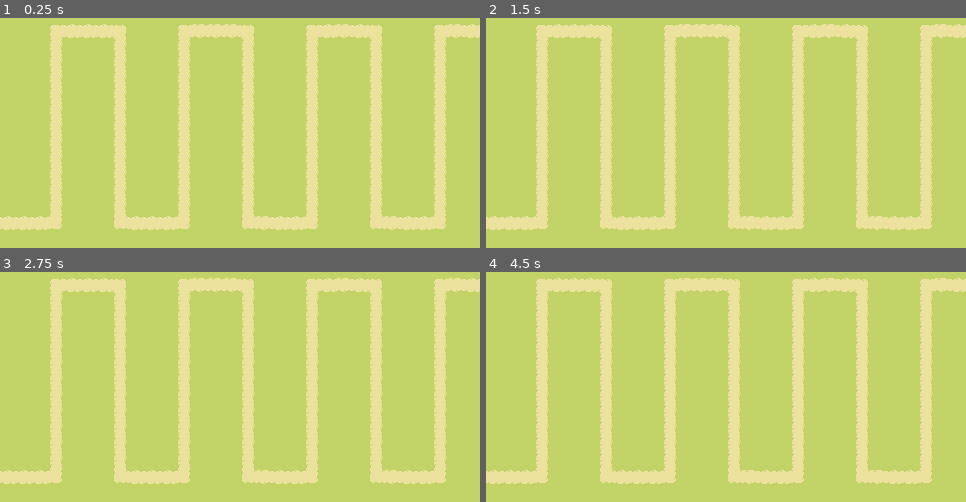
Above: before the commit, frames 1-4 (two rows, left to right).
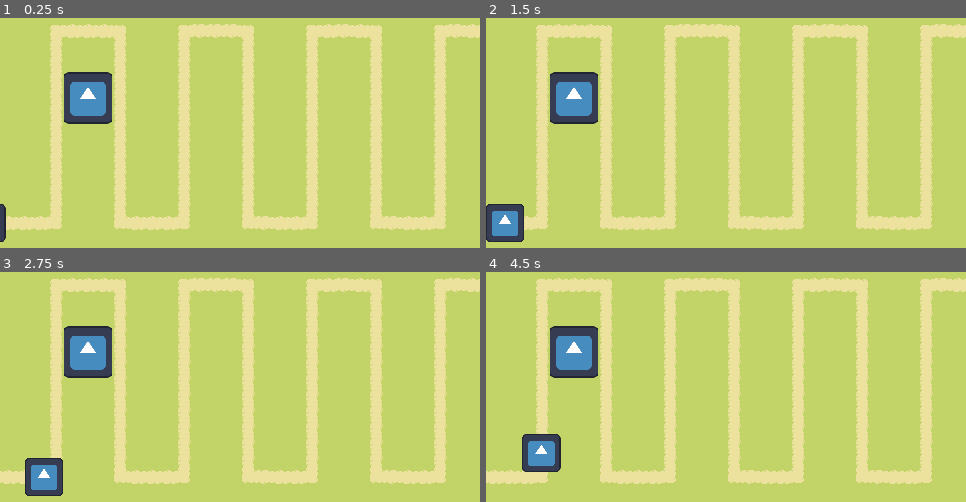
Above: after the commit, the same moments.

Repository: MindVisceral/BoneTD
Game: Godot game, scene res://Levels/Level1/Level1.tscn
Two runs of this game, one before a commit and one after it. Both use one fixed random seed, a clock stepped at 60 frames per second and the inputs below. Before the commit the project has no main scene; this scene is started directly in both runs. The engine's default icon, where the game draws it, is replaced by a stand-in: a white triangle on a blue panel in a dark square.
Inputs:
- Up to frame 1 (0.25 s): no input
- Up to frame 2 (1.5 s): no input
- Up to frame 3 (2.75 s): no input
- Up to frame 4 (4.5 s): no input

The runs differ from the first frame. In frame 1, 2.4% of the frame differs, in the area x 0-24%, y 23-98%; in frame 2, 3.5%; in frame 3, 3.5%; in frame 4, 3.6%, in the area x 7-24%, y 23-87%.

Commit message:
Made Towers detect Enemies (but no undetecting)

Diff:
--- /dev/null
+++ b/Entities/Enemies/BaseEnemy/BaseEnemy.gd
@@ -0,0 +1,23 @@
+class_name BaseEnemy
+extends PathFollow2D
+
+###-------------------------------------------------------------------------###
+##### Variables of Movement
+###-------------------------------------------------------------------------###
+
+### Movement variables
+@export_group("Base movement")
+
+## Enemy speed in pixels travelled every frame
+@export_range(10, 9999, 1) var speed: int = 50
+
+
+
+
+
+func _physics_process(delta: float) -> void:
+	## Move the Enemy along the Level's path
+	progress += speed * delta
+
+func receive_DamageData(damageData: DamageData) -> void:
+	pass
--- a/Entities/Enemies/BaseEnemy/BaseEnemy.tscn
+++ b/Entities/Enemies/BaseEnemy/BaseEnemy.tscn
@@ -1,13 +1,37 @@
-[gd_scene load_steps=2 format=3 uid="uid://biabsi02mwe5m"]
+[gd_scene load_steps=7 format=3 uid="uid://biabsi02mwe5m"]
 
+[ext_resource type="Script" path="res://Entities/Enemies/BaseEnemy/BaseEnemy.gd" id="1_lgemf"]
 [ext_resource type="Texture2D" uid="uid://c6mdmcmvjs336" path="res://icon.svg" id="1_lx0mq"]
+[ext_resource type="PackedScene" uid="uid://bjsrrnnyn21fc" path="res://Entities/Enemies/BaseEnemy/EnemyDetectedArea.tscn" id="2_68rp6"]
+[ext_resource type="PackedScene" uid="uid://d2nhv2gaegs3h" path="res://Entities/Entity Elements/Hurtbox.tscn" id="2_cegvm"]
 
-[node name="BaseEnemy" type="Node2D"]
+[sub_resource type="RectangleShape2D" id="RectangleShape2D_wvokt"]
+size = Vector2(50, 50)
 
-[node name="PathFollow2D" type="PathFollow2D" parent="."]
+[sub_resource type="RectangleShape2D" id="RectangleShape2D_w7cw0"]
+size = Vector2(38, 38)
+
+[node name="BaseEnemy" type="PathFollow2D"]
 rotates = false
 loop = false
+script = ExtResource("1_lgemf")
+
+[node name="EnemyDetectedArea" parent="." node_paths=PackedStringArray("Entity") instance=ExtResource("2_68rp6")]
+Entity = NodePath("..")
+
+[node name="Collider" parent="EnemyDetectedArea" index="0"]
+shape = SubResource("RectangleShape2D_wvokt")
 
 [node name="Sprite2D" type="Sprite2D" parent="."]
-scale = Vector2(0.7, 0.7)
+scale = Vector2(0.3, 0.3)
 texture = ExtResource("1_lx0mq")
+
+[node name="Hurtbox" parent="." node_paths=PackedStringArray("Entity") instance=ExtResource("2_cegvm")]
+editor_description = "Hurtbox of the Enemy"
+Entity = NodePath("..")
+
+[node name="Collider" parent="Hurtbox" index="0"]
+shape = SubResource("RectangleShape2D_w7cw0")
+
+[editable path="EnemyDetectedArea"]
+[editable path="Hurtbox"]
--- /dev/null
+++ b/Entities/Enemies/BaseEnemy/EnemyDetectedArea.gd
@@ -0,0 +1,5 @@
+class_name EnemyDetectedArea
+extends Area2D
+
+## A reference to the Enemy
+@export var Entity: BaseEnemy
--- /dev/null
+++ b/Entities/Enemies/BaseEnemy/EnemyDetectedArea.tscn
@@ -0,0 +1,8 @@
+[gd_scene load_steps=2 format=3 uid="uid://bjsrrnnyn21fc"]
+
+[ext_resource type="Script" path="res://Entities/Enemies/BaseEnemy/EnemyDetectedArea.gd" id="1_p83s5"]
+
+[node name="EnemyDetectedArea" type="Area2D"]
+script = ExtResource("1_p83s5")
+
+[node name="Collider" type="CollisionShape2D" parent="."]
--- /dev/null
+++ b/Entities/Entity Elements/Hurtbox.gd
@@ -0,0 +1,11 @@
+class_name Hurtbox
+extends Area2D
+
+
+## A reference to the Node with a script dedicated to an Entity's stats and DamageData reception
+@export var Entity: BaseEnemy
+
+## Called by the Hitbox (or whatever else) to pass on a DamageData Resource,
+## which is now passed to the Entity which can handle it
+func pass_DamageData(damageData: DamageData) -> void:
+	Entity.receive_DamageData(damageData)
--- /dev/null
+++ b/Entities/Entity Elements/Hurtbox.tscn
@@ -0,0 +1,8 @@
+[gd_scene load_steps=2 format=3 uid="uid://d2nhv2gaegs3h"]
+
+[ext_resource type="Script" path="res://Entities/Entity Elements/Hurtbox.gd" id="1_xsg5t"]
+
+[node name="Hurtbox" type="Area2D"]
+script = ExtResource("1_xsg5t")
+
+[node name="Collider" type="CollisionShape2D" parent="."]
--- /dev/null
+++ b/Entities/Towers/BaseTower.gd
@@ -0,0 +1,78 @@
+class_name BaseTower
+extends StaticBody2D
+
+###-------------------------------------------------------------------------###
+##### Enemy-related Variables
+###-------------------------------------------------------------------------###
+
+@export_group("Enemies")
+
+## Which Enemy in range should this Tower target?
+## "First" means the Enemy that is furthest along the track
+@export_enum("First", "Last") var enemy_to_target: int = 0
+
+
+###-------------------------------------------------------------------------###
+##### Shooting Variables
+###-------------------------------------------------------------------------###
+
+@export_group("Shooting")
+
+## Time between individual shots
+@export_range(0.05, 2.0, 0.05) var shot_delay: float = 1.0
+
+
+###-------------------------------------------------------------------------###
+##### Onready Variables
+###-------------------------------------------------------------------------###
+
+## Timer that keeps time until next shot
+@onready var ShotDelayTimer: Timer = $ShotDelayTimer
+
+
+###-------------------------------------------------------------------------###
+##### Variable storage
+###-------------------------------------------------------------------------###
+
+## All Enemies in range of this tower. The first entry in this Array is the first tower added.
+var EnemiesInRangeArray: Array = []
+
+## The Enemy which this Tower is currently targetting
+var current_target: BaseEnemy
+
+
+func _ready() -> void:
+	## Set ShotDelayTimer's wait_time
+	ShotDelayTimer.wait_time = shot_delay
+
+func _physics_process(delta: float) -> void:
+	## If the current_target isn't null...
+	if current_target:
+		current_target.speed = 20
+	## If there is no current_target, attempt to find one in the Array
+	elif !EnemiesInRangeArray.is_empty():
+		change_current_target()
+
+
+func change_current_target() -> void:
+	## First, check which Enemy this Tower is set to target
+	match enemy_to_target:
+		## If this Tower is set to "First"...
+		0:
+			## Set the current target to the Enemy that is furthest along the track
+			## (The Enemy that was added to the EnemiesInRangeArray earliest)
+			current_target = EnemiesInRangeArray[0]
+		## If this Tower is set to "Last"...
+		1:
+			## Set the current target to the first Enemy within this Tower's range
+			## (The Enemy that was added to the EnemiesInRangeArray latest)
+			current_target = EnemiesInRangeArray.back()
+
+
+## When TowerDetectionArea sees a new Enemy in range...
+func new_enemy_in_range(Enemy: BaseEnemy) -> void:
+	EnemiesInRangeArray.append(Enemy)
+
+## When TowerDetectionArea sees an Enemy is out of range...
+func new_enemy_out_of_range(Enemy: BaseEnemy) -> void:
+	EnemiesInRangeArray.erase(Enemy)
--- /dev/null
+++ b/Entities/Towers/BaseTower.tscn
@@ -0,0 +1,32 @@
+[gd_scene load_steps=6 format=3 uid="uid://u1qyk1m1yco0"]
+
+[ext_resource type="Script" path="res://Entities/Towers/BaseTower.gd" id="1_qn6n7"]
+[ext_resource type="Texture2D" uid="uid://c6mdmcmvjs336" path="res://icon.svg" id="1_vx0cn"]
+[ext_resource type="PackedScene" uid="uid://cs8y67w2tt7sd" path="res://Entities/Towers/TowerDetectionArea.tscn" id="2_12v22"]
+
+[sub_resource type="CircleShape2D" id="CircleShape2D_r1qky"]
+radius = 120.0
+
+[sub_resource type="RectangleShape2D" id="RectangleShape2D_oalb8"]
+size = Vector2(45, 45)
+
+[node name="BaseTower" type="StaticBody2D"]
+script = ExtResource("1_qn6n7")
+
+[node name="TowerDetectionArea" parent="." node_paths=PackedStringArray("Tower") instance=ExtResource("2_12v22")]
+Tower = NodePath("..")
+
+[node name="Collider" parent="TowerDetectionArea" index="0"]
+shape = SubResource("CircleShape2D_r1qky")
+
+[node name="Sprite2D" type="Sprite2D" parent="."]
+scale = Vector2(0.4, 0.4)
+texture = ExtResource("1_vx0cn")
+
+[node name="Collider" type="CollisionShape2D" parent="."]
+shape = SubResource("RectangleShape2D_oalb8")
+
+[node name="ShotDelayTimer" type="Timer" parent="."]
+one_shot = true
+
+[editable path="TowerDetectionArea"]
--- /dev/null
+++ b/Entities/Towers/TowerDetectionArea.gd
@@ -0,0 +1,18 @@
+class_name TowerDetectionArea
+extends Area2D
+
+
+## A reference to the Tower
+@export var Tower: BaseTower
+
+## When an Enemy (specifically the Enemy's EnemyDetectedArea) enters this Area's range...
+func _on_entered(area: EnemyDetectedArea) -> void:
+	## Tell the Tower what changed
+	if area is EnemyDetectedArea:
+		Tower.new_enemy_in_range(area.Entity)
+
+## When an Enemy (specifically the Enemy's EnemyDetectedArea) exits this Area's range...
+func _on_exited(area: EnemyDetectedArea) -> void:
+	## Tell the Tower what changed
+	if area is EnemyDetectedArea:
+		Tower.new_enemy_out_of_range(area.Entity)
--- /dev/null
+++ b/Entities/Towers/TowerDetectionArea.tscn
@@ -0,0 +1,11 @@
+[gd_scene load_steps=2 format=3 uid="uid://cs8y67w2tt7sd"]
+
+[ext_resource type="Script" path="res://Entities/Towers/TowerDetectionArea.gd" id="1_xr6is"]
+
+[node name="TowerDetectionArea" type="Area2D"]
+script = ExtResource("1_xr6is")
+
+[node name="Collider" type="CollisionShape2D" parent="."]
+
+[connection signal="area_entered" from="." to="." method="_on_entered"]
+[connection signal="area_exited" from="." to="." method="_on_exited"]
--- a/Levels/Level1/Level1.tscn
+++ b/Levels/Level1/Level1.tscn
@@ -1,6 +1,8 @@
-[gd_scene load_steps=12 format=3 uid="uid://iq4hunaccf0"]
+[gd_scene load_steps=14 format=3 uid="uid://iq4hunaccf0"]
 
 [ext_resource type="Texture2D" uid="uid://il6gwq8g1ja1" path="res://Levels/Level1/level1_tileset.png" id="1_4wrf1"]
+[ext_resource type="PackedScene" uid="uid://biabsi02mwe5m" path="res://Entities/Enemies/BaseEnemy/BaseEnemy.tscn" id="2_t1gu8"]
+[ext_resource type="PackedScene" uid="uid://u1qyk1m1yco0" path="res://Entities/Towers/BaseTower.tscn" id="3_1ca6c"]
 
 [sub_resource type="NavigationPolygon" id="NavigationPolygon_2vxpa"]
 vertices = PackedVector2Array(8, 8, -8, 8, -8, -8, 8, -8)
@@ -433,7 +435,13 @@
 z_index = 1
 curve = SubResource("Curve2D_ja27w")
 
-[node name="PathFollow2D" type="PathFollow2D" parent="MovementPath"]
+[node name="BaseEnemy" parent="MovementPath" instance=ExtResource("2_t1gu8")]
 position = Vector2(-26, 232)
-rotates = false
-loop = false
+
+[node name="Towers" type="Node2D" parent="."]
+
+[node name="BaseTower" parent="Towers" instance=ExtResource("3_1ca6c")]
+position = Vector2(88, 107)
+
+[node name="LevelCamera" type="Camera2D" parent="."]
+offset = Vector2(240, 135)
--- /dev/null
+++ b/Resources/DamageData.gd
@@ -0,0 +1,7 @@
+class_name DamageData
+extends Resource
+
+## Damage value. Subtract this from health
+@export var damage_value: float = 0.0
+## The point in which the Hitbox and the Hurtbox overlap (in global space)
+@export var hit_point: Vector3 = Vector3.ZERO
--- a/project.godot
+++ b/project.godot
@@ -11,6 +11,7 @@
 [application]
 
 config/name="Bone Td"
+run/main_scene="res://Levels/Level1/Level1.tscn"
 config/features=PackedStringArray("4.2", "Forward Plus")
 config/icon="res://icon.svg"
 
Not shown, added: Entities/Towers/Bas1B1D.tmp
